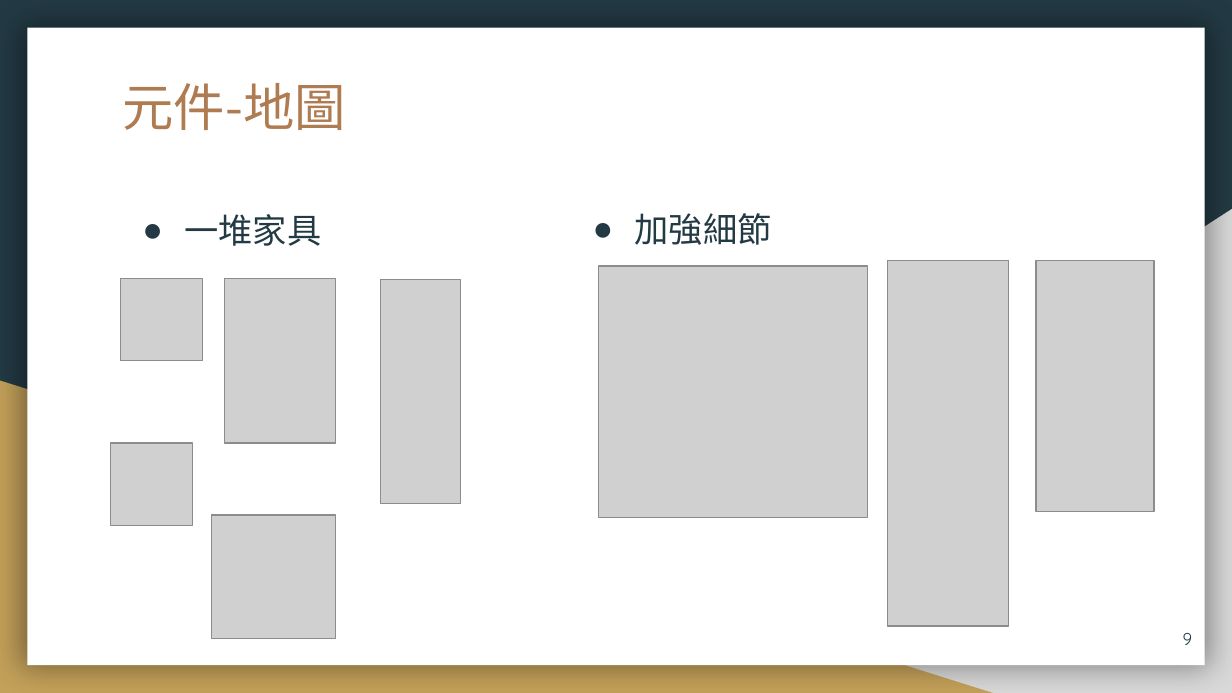
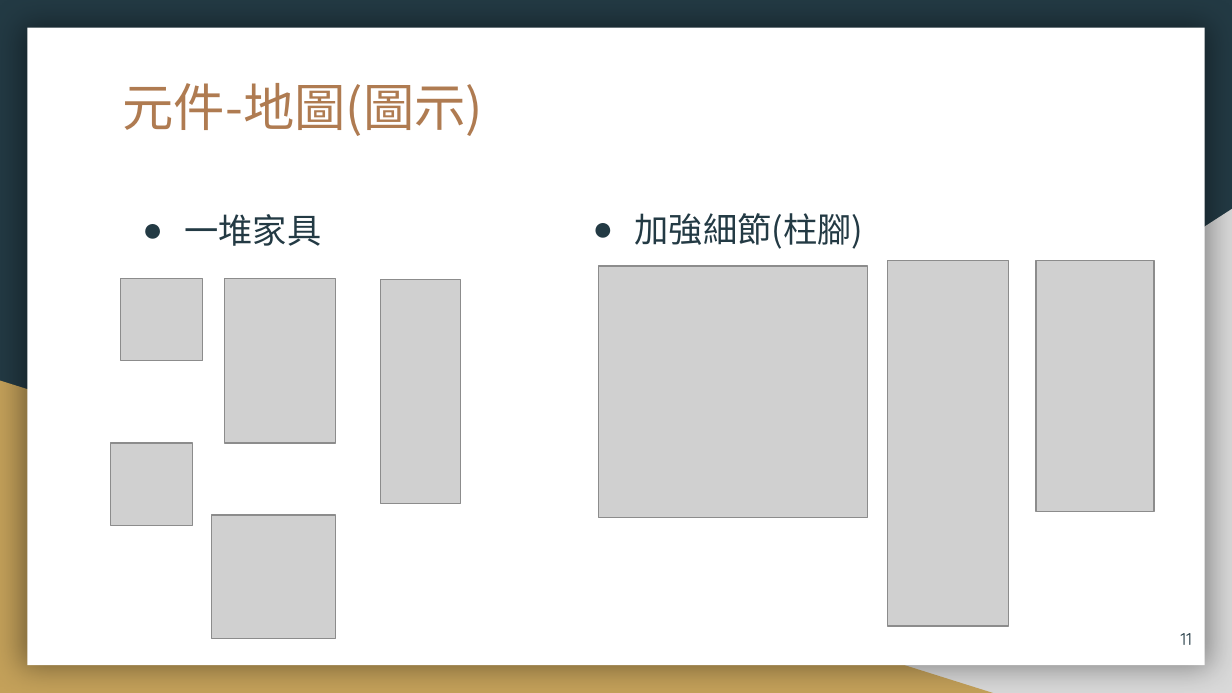
Before and after one commit to 106971001/AI, a slide deck: slide 11 of AI_Filnal_ppt.pptx (slide 9 before the commit). Drawn at 1232x693 pixels with LibreOffice and Linux fonts; fonts in the diff are those of the drawing; grey boxes stand for pictures. Boxes give left, top, right and bottom in pixels: in the first picture for what was removed or moved away, otherwise in the second. Text is boxed around its words. In the diff, an @@ line names an element or a change of style, - is before the commit and + after.

```diff
--- a/AI_Filnal_ppt.pptx
+++ b/AI_Filnal_ppt.pptx
@@ text at [123, 83, 484, 136]: text changed @@
-元件-地圖
+元件-地圖(圖示)
@@ text at [635, 213, 864, 249]: text changed @@
-● 加強細節
+● 加強細節(柱腳)
@@ page number at [1181, 633, 1192, 645]: text changed @@
-9
+11
```
Also in this commit, not shown: 10 other slides changed, 10 slides added, 3 slides removed, 9 other files.
